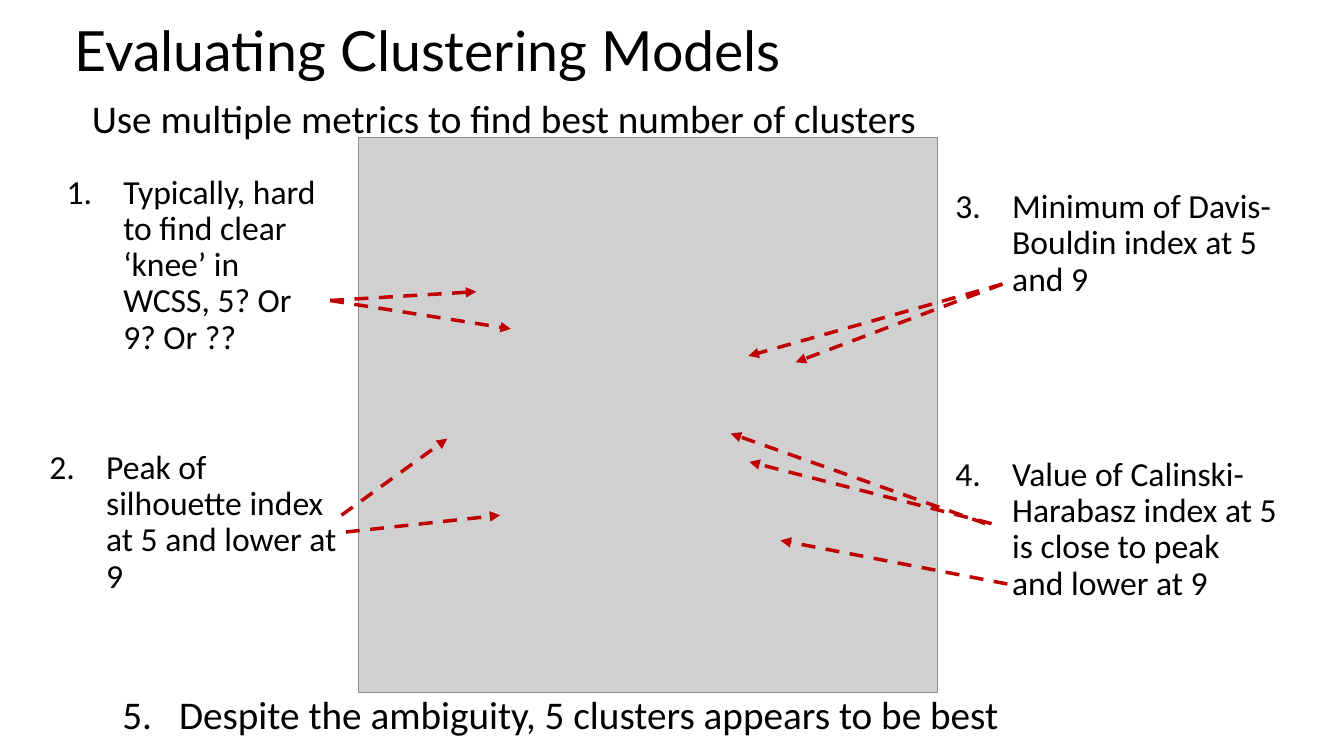
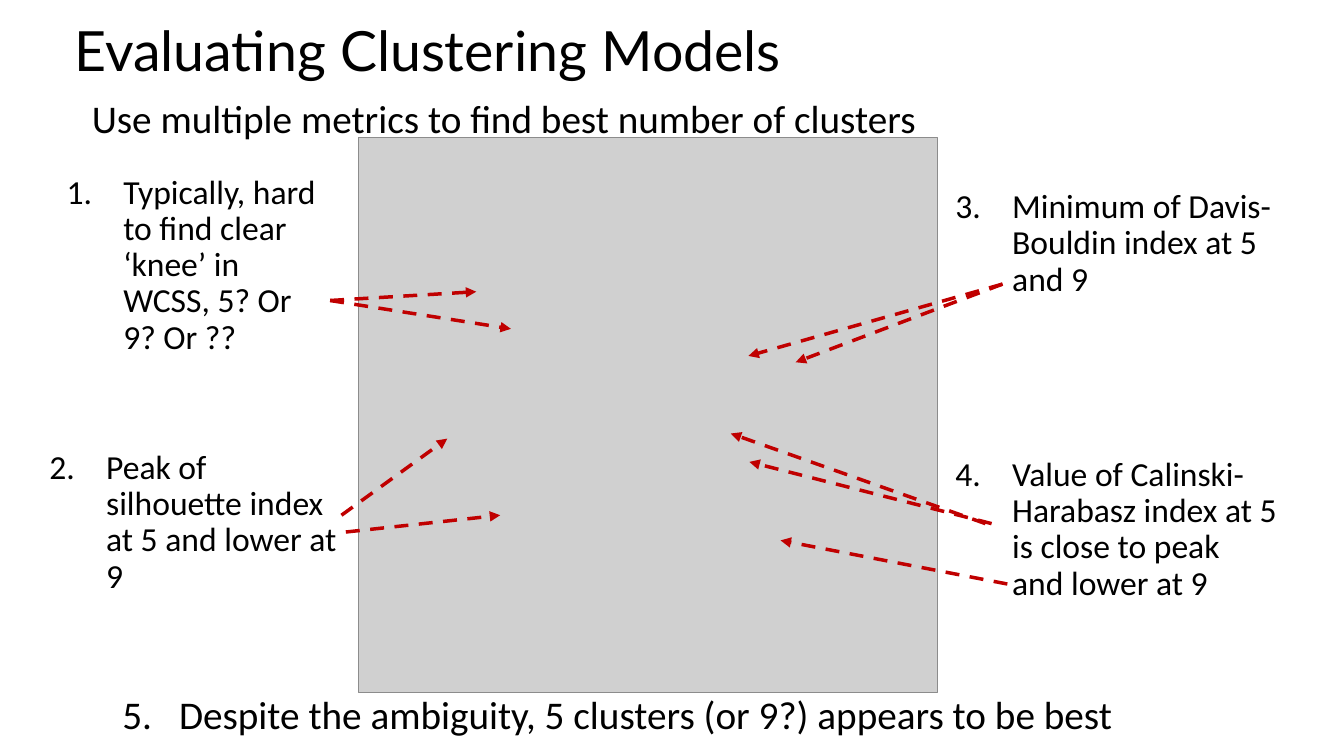
Before and after one commit to TimBohlemann/CSCI-E-108, a slide deck: slide 40 of slides/8_IntroductionToClustering_Part1.pptx (slide 39 before the commit). Drawn at 1344x756 pixels with LibreOffice and Linux fonts; fonts in the diff are those of the drawing; grey boxes stand for pictures. Boxes give left, top, right and bottom in pixels: in the first picture for what was removed or moved away, otherwise in the second. Text is boxed around its words. In the diff, an @@ line names an element or a change of style, - is before the commit and + after.

```diff
--- a/slides/8_IntroductionToClustering_Part1.pptx
+++ b/slides/8_IntroductionToClustering_Part1.pptx
@@ text at (x1=179, y1=700, x2=1112, y2=736): text changed @@
-5. Despite the ambiguity, 5 clusters appears to be best
+5. Despite the ambiguity, 5 clusters (or 9?) appears to be best
```
Also in this commit, not shown: 4 other slides changed, 1 slide added.
